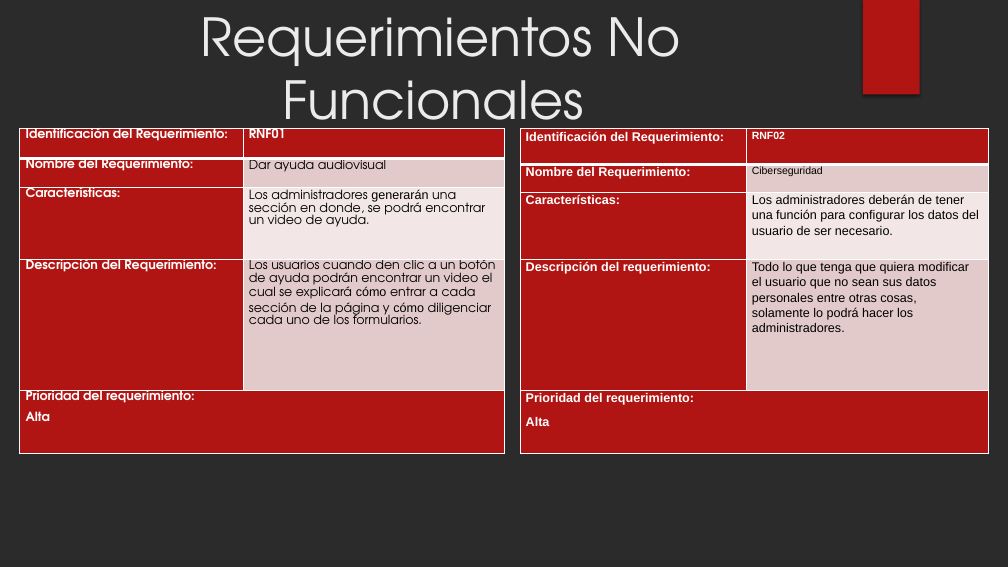
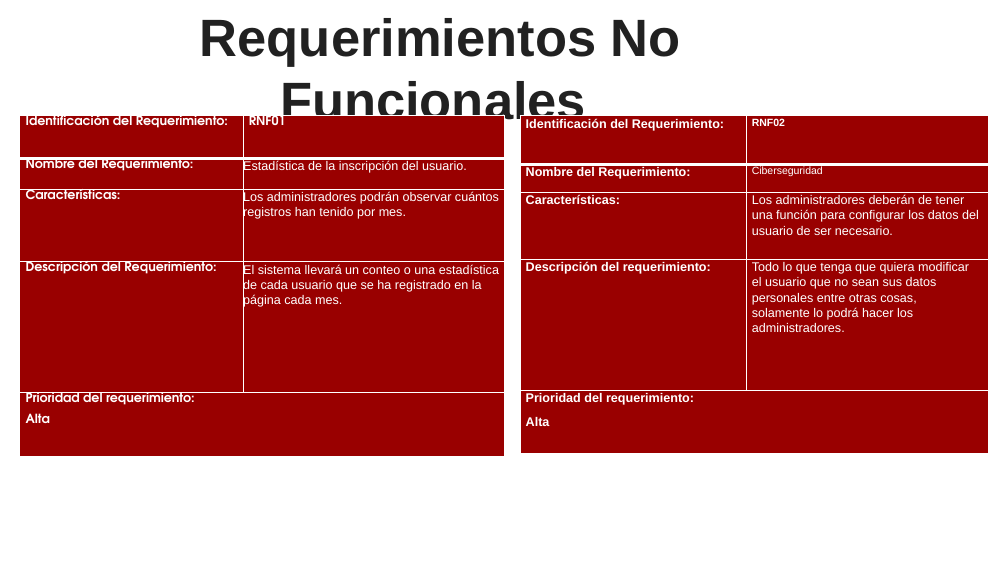
Before and after one commit to ValentinaB13/Proyecto, a slide deck: slide 23 of Guard Dogs Proyecto.pptx (slide 17 before the commit). Drawn at 1008x567 pixels with LibreOffice and Linux fonts; fonts in the diff are those of the drawing; background and template pictures are left out; a plain dark background stands for a picture behind light text. Boxes give left, top, right and bottom in pixels: in the first picture for what was removed or moved away, otherwise in the second. Text is boxed around its words. In the diff, an @@ line names an element or a change of style, - is before the commit and + after.

```diff
--- a/Guard Dogs Proyecto.pptx
+++ b/Guard Dogs Proyecto.pptx
@@ background picture (left out) to #FFFFFF @@
@@ title "Requerimientos No Funcionales" at box(200, 18, 681, 130): font TeX Gyre Adventor to Arial, text colour #EBEBEB to #212121, bold on @@
@@ rectangle removed at box(863, 0, 920, 95) @@
@@ table at box(20, 116, 504, 427) @@
-row 2, column 2: Dar ayuda audiovisual
+row 2, column 2: Estadística de la inscripción del usuario.
-row 3, column 2: Los administradores generarán una sección en donde, se podrá encontrar un video de ayuda.
+row 3, column 2: Los administradores podrán observar cuántos registros han tenido por mes.
-row 4, column 2: Los usuarios cuando den clic a un botón de ayuda podrán encontrar un video el cual se explicará cómo entrar a cada sección de la página y cómo diligenciar cada uno de los formularios.
+row 4, column 2: El sistema llevará un conteo o una estadística de cada usuario que se ha registrado en la página cada mes.
@@ fill #B01513 to #990000 in 6 cells @@
@@ fill #E3CACA to #990000 in 2 cells @@
@@ fill #F2E7E6 to #990000 in row 3, column 2 @@
@@ table: place and size @@
-table at box(20, 129, 504, 425)
+table at box(20, 116, 504, 427)
@@ table at box(520, 116, 988, 430) @@
@@ fill #B01513 to #990000 in 6 cells @@
@@ fill #E3CACA to #990000 in 2 cells @@
@@ fill #F2E7E6 to #990000 in row 3, column 2 @@
@@ text colour #000000 to #FFFFFF in "Ciberseguridad", "Los administradores deberán de tener una función ...", "Todo lo que tenga que quiera modificar ..." @@
@@ table: place and size @@
-table at box(520, 129, 988, 430)
+table at box(520, 116, 988, 430)
@@ ellipse removed at box(712, 138, 944, 371) @@
```
Also in this commit, not shown: 17 other slides changed, 13 slides added, 7 slides removed.
